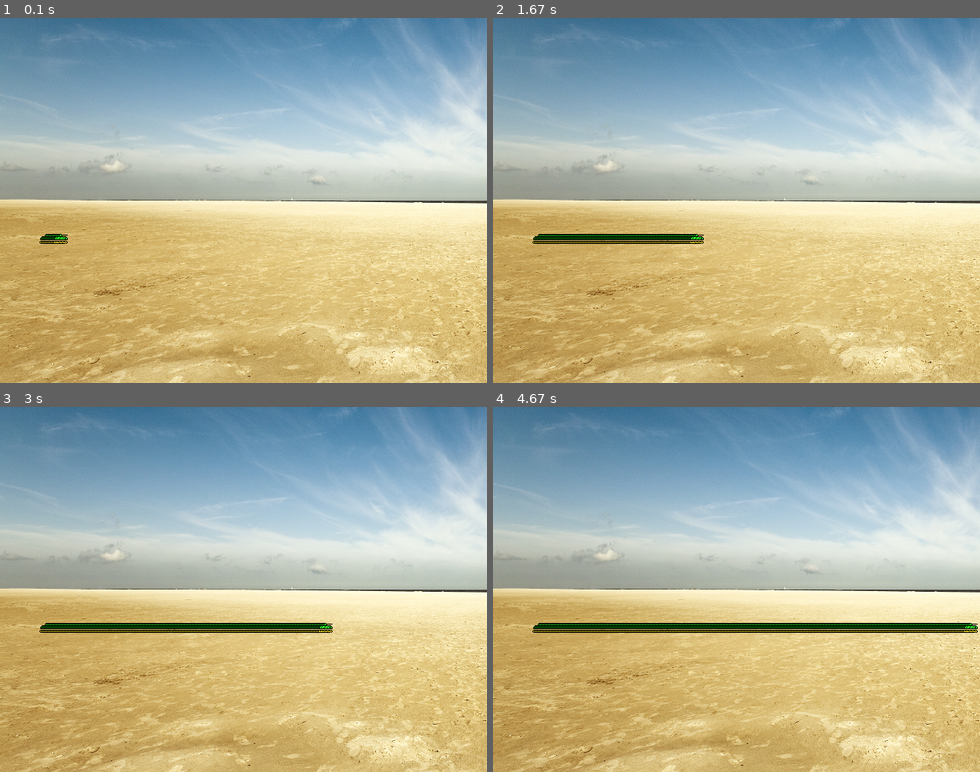
Above: before the commit, frames 1-4 (two rows, left to right).
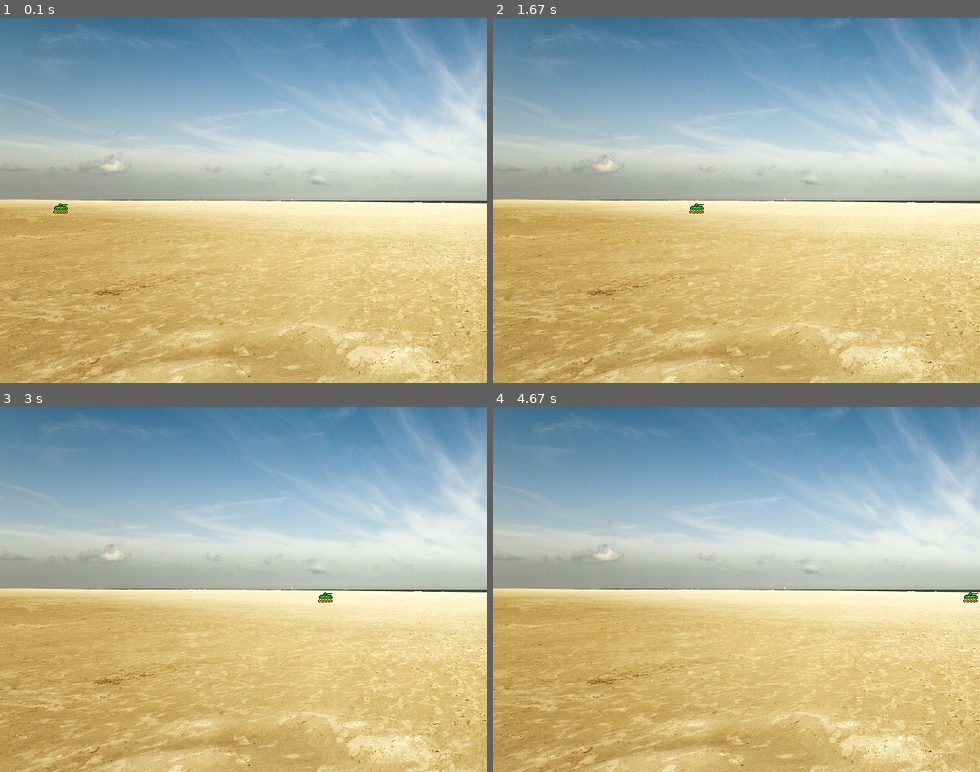
Above: after the commit, the same moments.

Repository: rodrigodub/Output
Game: pygame game, started from ProgramacaoDeJogos/Input04PJ04_c.py
Same seed, same stepped clock (60 frames per second), same inputs: the game is played once before the commit and once after it.
Inputs:
- Up to frame 1 (0.1 s): no input
- Up to frame 2 (1.67 s): no input
- Up to frame 3 (3 s): no input
- Up to frame 4 (4.67 s): no input

The runs differ from the first frame. In frame 1, 0.2% of the frame differs, in the area x 8-14%, y 50-62%; in frame 2, 0.9%; in frame 3, 1.5%; in frame 4, 2.3%, in the area x 8-100%, y 50-62%.

Commit message:
PJ4: tank is moving (linearly) like it should
# v2.071
# 20171228

Diff:
--- a/ProgramacaoDeJogos/Input04PJ04_c.py
+++ b/ProgramacaoDeJogos/Input04PJ04_c.py
@@ -6,7 +6,7 @@
 # Usage:
 # > python3 Input04PJ04_c.py
 #
-# v2.069
+# v2.071
 # 20171228
 #################################################
 __author__ = 'Rodrigo Nobrega'
@@ -24,39 +24,41 @@
 
 
 # background
-class Background(object):
-    def __init__(self, image_file):
-        # pygame.sprite.Sprite.__init__(self)  #call Sprite initializer
-        self.image = load_image(image_file)
-        self.rect = self.image.get_rect()
-        self.rect.left, self.rect.top = 0, 0
+# class Background(object):
+#     def __init__(self, image_file):
+#         # pygame.sprite.Sprite.__init__(self)  #call Sprite initializer
+#         self.image = load_image(image_file)
+#         self.rect = self.image.get_rect()
+#         self.rect.left, self.rect.top = 0, 0
 
 
 # screen
 class Setscreen(object):
-    def __init__(self, bg):
+    def __init__(self, image_file):
         self.size = (640, 480)
         self.bgcolor = [90, 230, 90]
         self.area = pygame.display.set_mode(self.size)
-        self.show(bg)
+        self.image = load_image(image_file)
+        self.rect = self.image.get_rect()
+        #self.show(bg)
+        self.area.fill(self.bgcolor)
+        self.area.blit(self.image, (0, 0))
 
-    def show(self, bg):
-        # screen = pygame.display.set_mode(self.size)
-        self.area.fill(self.bgcolor)
-        self.area.blit(Background(bg).image, (0, 0))
-        # return screen
+    # def show(self, bg):
+    #     # screen = pygame.display.set_mode(self.size)
+    #     #self.area.fill(self.bgcolor)
+    #     #self.area.blit(Background(bg).image, (0, 0))
+    #     # return screen
+    #     pass
 
 # tank
 class Tank(object):
-    def __init__(self):
+    def __init__(self, x, y):
         self.image = load_image('tank4.png')
-        self.x = 50
-        self.y = 280
-        self.pos = (self.x, self.y)
+        self.pos = self.image.get_rect().move(x, y)
 
     def move(self):
-        self.x += 2
-        self.pos = (self.x, self.y)
+        self.pos.left += 2
 
 
 # tankmovement
@@ -72,6 +74,7 @@
         for event in pygame.event.get():
             if event.type == pygame.QUIT:
                 sys.exit()
+        scr.area.blit(scr.image, tnk.pos, tnk.pos)
         tnk.move()
         scr.area.blit(tnk.image, tnk.pos)
         pygame.display.flip()
@@ -82,7 +85,7 @@
     print('Main')
     pygame.init()
     screen = Setscreen('desert640.png')
-    thetank = Tank()
+    thetank = Tank(50, 240)
     #screen.area.blit(thetank.image, thetank.pos)
     eventloop(screen, thetank)
 
--- /dev/null
+++ b/Pygame_Tutorial/moveit.py
@@ -0,0 +1,72 @@
+#!/usr/bin/env python
+
+"""
+This is the full and final example from the Pygame Tutorial,
+"How Do I Make It Move". It creates 10 objects and animates
+them on the screen.
+Note it's a bit scant on error checking, but it's easy to read. :]
+Fortunately, this is python, and we needn't wrestle with a pile of
+error codes.
+"""
+
+
+#import everything
+import os, pygame
+from pygame.locals import *
+
+main_dir = os.path.split(os.path.abspath(__file__))[0]
+
+#our game object class
+class GameObject:
+    def __init__(self, image, height, speed):
+        self.speed = speed
+        self.image = image
+        self.pos = image.get_rect().move(0, height)
+    def move(self):
+        self.pos = self.pos.move(self.speed, 0)
+        if self.pos.right > 600:
+            self.pos.left = 0
+
+
+#quick function to load an image
+def load_image(name):
+    path = os.path.join(main_dir, 'data', name)
+    return pygame.image.load(path).convert()
+
+
+#here's the full code
+def main():
+    pygame.init()
+    screen = pygame.display.set_mode((640, 480))
+
+    player = load_image('player1.gif')
+    background = load_image('liquid.bmp')
+
+    # scale the background image so that it fills the window and
+    #   successfully overwrites the old sprite position.
+    background = pygame.transform.scale2x(background)
+    background = pygame.transform.scale2x(background)
+
+    screen.blit(background, (0, 0))
+
+    objects = []
+    for x in range(10):
+        o = GameObject(player, x*40, x)
+        objects.append(o)
+
+    while 1:
+        for event in pygame.event.get():
+            if event.type in (QUIT, KEYDOWN):
+                return
+
+        for o in objects:
+            screen.blit(background, o.pos, o.pos)
+        for o in objects:
+            o.move()
+            screen.blit(o.image, o.pos)
+
+        pygame.display.update()
+
+
+
+if __name__ == '__main__': main()
Binary file added: Pygame_Tutorial/data/liquid.bmp
Binary file added: Pygame_Tutorial/data/player1.gif
